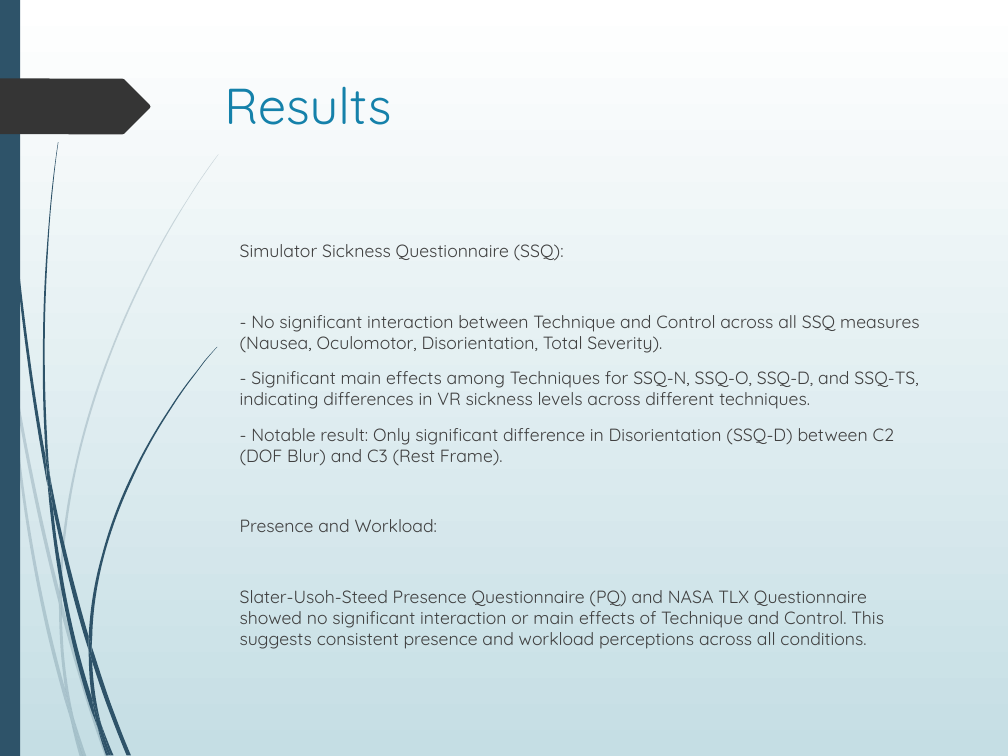
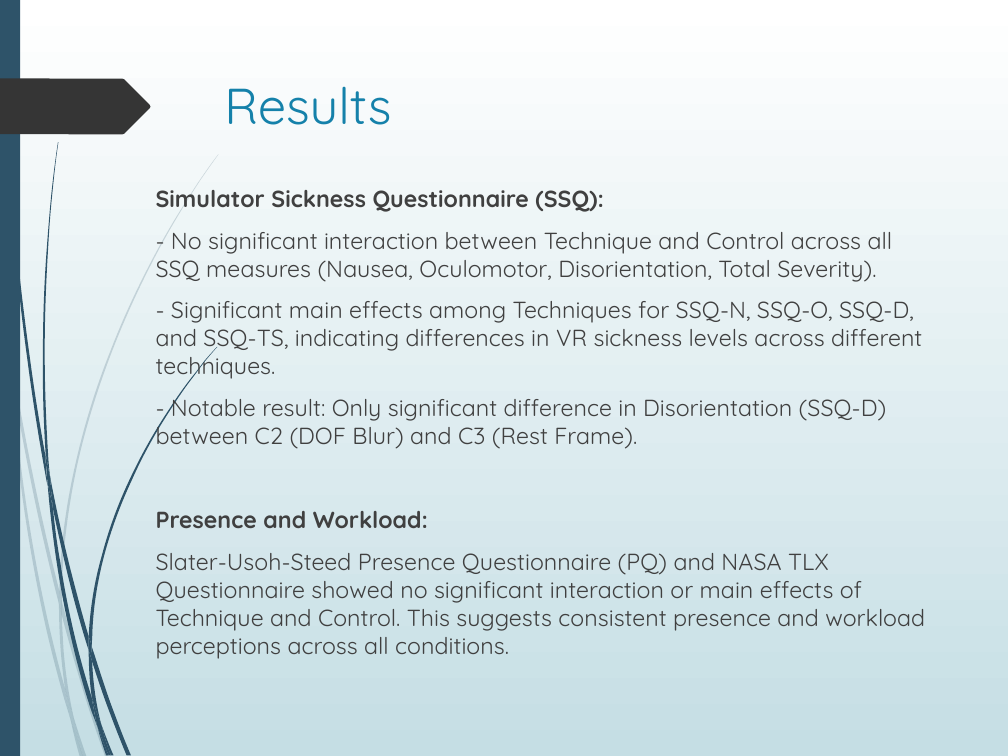
Before and after one commit to Akash3121/3D, a slide deck: slide 11 of Paper-Presentation/Akash - VR_Sickness_Mitigation_Methods_Presentation.pptx (slide 12 before the commit). Drawn at 1008x756 pixels with LibreOffice and Linux fonts; fonts in the diff are those of the drawing. Boxes give left, top, right and bottom in pixels: in the first picture for what was removed or moved away, otherwise in the second. Text is boxed around its words. In the diff, an @@ line names an element or a change of style, - is before the commit and + after.

```diff
--- a/Paper-Presentation/Akash - VR_Sickness_Mitigation_Methods_Presentation.pptx
+++ b/Paper-Presentation/Akash - VR_Sickness_Mitigation_Methods_Presentation.pptx
@@ text "Simulator Sickness Questionnaire (SSQ):" moved from (x1=240, y1=244, x2=919, y2=649) to (x1=156, y1=190, x2=925, y2=659) @@
@@ text "Simulator Sickness Questionnaire (SSQ):" at (x1=156, y1=190, x2=925, y2=659): size 12.6 to 16.6 pt; bold on in "Simulator Sickness Questionnaire (SSQ):", "Presence and Workload:" @@
```
Also in this commit, not shown: 5 other slides changed, 1 slide removed.
